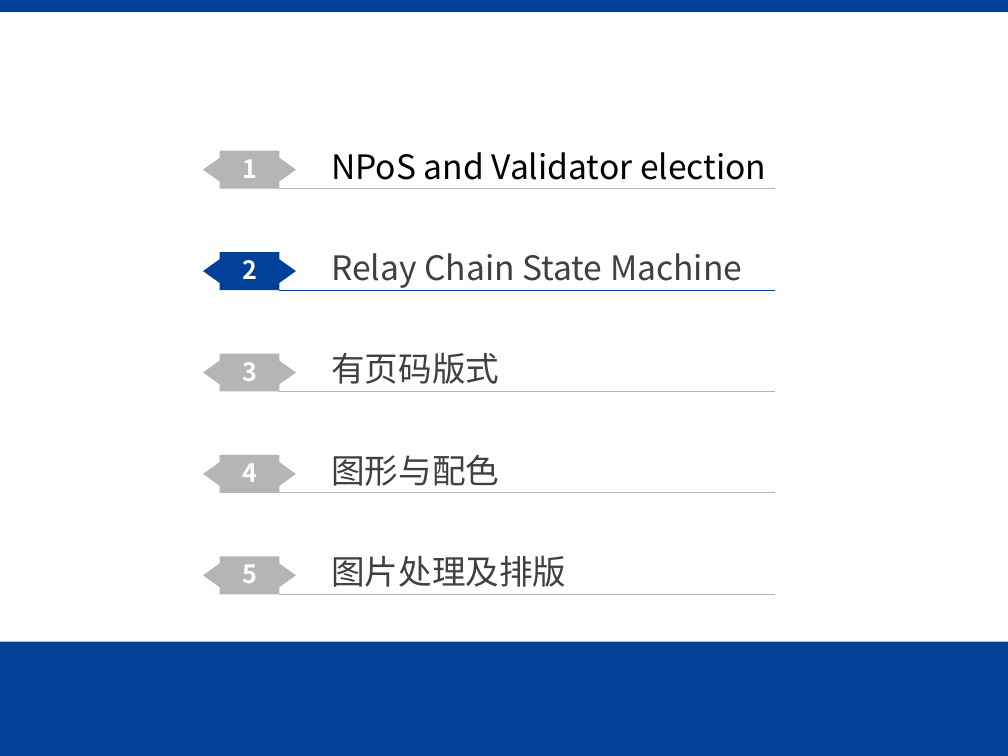
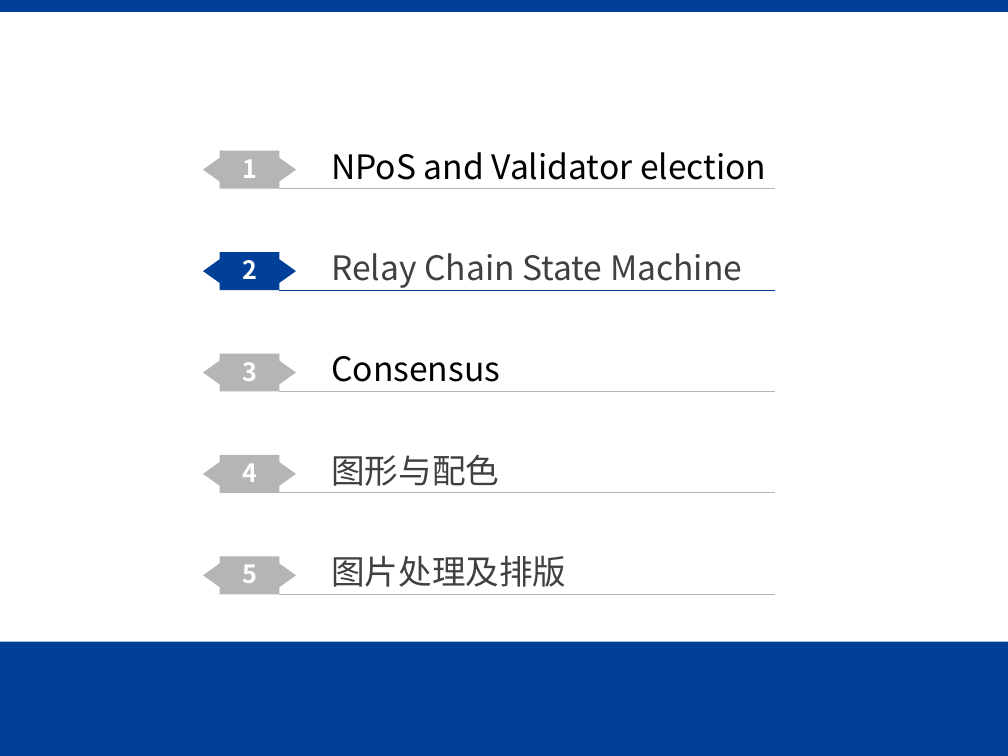
Before and after one commit to Voidkai/Polkadot, a slide deck: slide 9 of Polkadot-PPT.pptx. Drawn at 1008x756 pixels with LibreOffice and Linux fonts; fonts in the diff are those of the drawing; background and template pictures are left out. Boxes give left, top, right and bottom in pixels: in the first picture for what was removed or moved away, otherwise in the second. Text is boxed around its words. In the diff, an @@ line names an element or a change of style, - is before the commit and + after.

```diff
--- a/Polkadot-PPT.pptx
+++ b/Polkadot-PPT.pptx
@@ text at (331, 356, 500, 382): text changed; text colour #404040 to #000000 @@
-有页码版式
+Consensus
```
Also in this commit, not shown: 6 other slides changed, 3 slides added.
